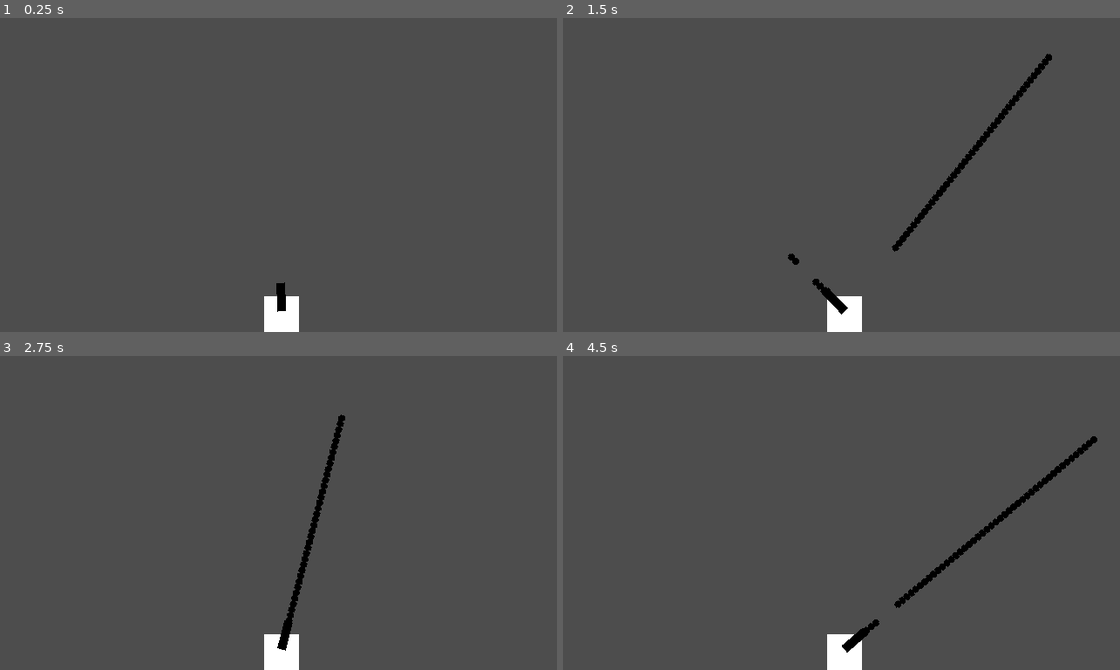
Above: before the commit, frames 1-4 (two rows, left to right).
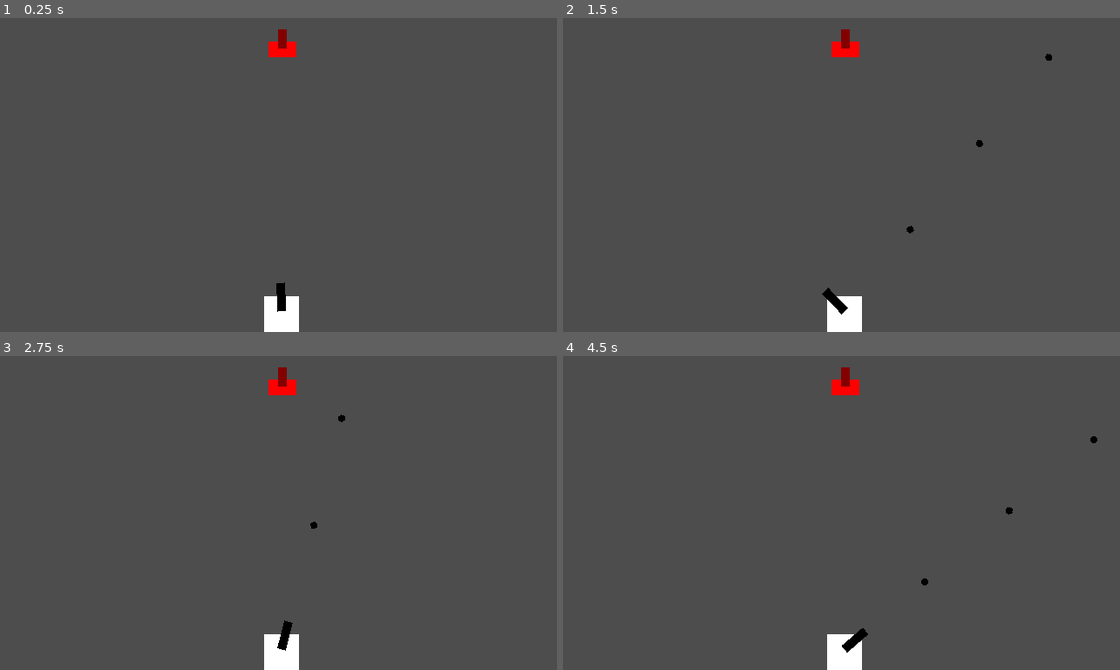
Above: after the commit, the same moments.

Repository: ishbireco/tank_game
Game: Godot game, scene res://main.tscn
Two runs of this game, one before a commit and one after it. Both use one fixed random seed, a clock stepped at 60 frames per second and the inputs below.
Inputs (mouse positions are in pixels of both pictures, inside the frame that each line leads up to):
- Up to frame 1 (0.25 s): no input
- Up to frame 2 (1.5 s): tap Enter at 0.5 s; move the mouse to (964, 159) at 0.52 s; press the mouse at (964, 159) at 0.53 s; move the mouse to (730, 190) at 1.27 s; release the mouse at (730, 190) at 1.28 s; click (730, 190) at 1.35 s
- Up to frame 3 (2.75 s): move the mouse to (334, 443) at 2.02 s; press the mouse at (334, 443) at 2.03 s
- Up to frame 4 (4.5 s): move the mouse to (813, 575) at 2.77 s; release the mouse at (813, 575) at 2.78 s; click (813, 575) at 2.85 s; move the mouse to (1008, 560) at 3.52 s; press the mouse at (1008, 560) at 3.53 s; move the mouse to (674, 465) at 4.27 s; release the mouse at (674, 465) at 4.28 s; click (674, 465) at 4.35 s

The runs differ from the first frame. In frame 1, 0.3% of the frame differs, in the area x 48-54%, y 3-13%; in frame 2, 1.2%, in the area x 40-88%, y 3-88%; in frame 3, 1.0%; in frame 4, 1.2%.

Commit message:
enemy added

Diff:
--- /dev/null
+++ b/enemy_tank.tscn
@@ -0,0 +1,23 @@
+[gd_scene format=3 uid="uid://cvvckqy5mmv31"]
+
+[ext_resource type="Texture2D" uid="uid://8tqh37a2i06t" path="res://enemy_tank_body.png" id="1_dpkcn"]
+[ext_resource type="Texture2D" uid="uid://8tep7tx2xelf" path="res://enemy_tank_muzzel.png" id="2_tmyej"]
+
+[sub_resource type="RectangleShape2D" id="RectangleShape2D_ulso3"]
+size = Vector2(32, 18)
+
+[node name="enemy_tank" type="CharacterBody2D" unique_id=403136333 groups=["enemy"]]
+collision_layer = 2
+collision_mask = 2
+
+[node name="body" type="Sprite2D" parent="." unique_id=1956999403]
+texture = ExtResource("1_dpkcn")
+
+[node name="muzzel" type="Sprite2D" parent="body" unique_id=589853563]
+position = Vector2(0, 5)
+texture = ExtResource("2_tmyej")
+offset = Vector2(0, -5)
+
+[node name="CollisionShape2D" type="CollisionShape2D" parent="." unique_id=1175916647]
+position = Vector2(0, 7)
+shape = SubResource("RectangleShape2D_ulso3")
--- a/main.tscn
+++ b/main.tscn
@@ -1,8 +1,12 @@
 [gd_scene format=3 uid="uid://cp4htwds0r65v"]
 
 [ext_resource type="PackedScene" uid="uid://ctxflko8n4oyj" path="res://tank.tscn" id="1_ig7tw"]
+[ext_resource type="PackedScene" uid="uid://cvvckqy5mmv31" path="res://enemy_tank.tscn" id="2_0xm2m"]
 
 [node name="main" type="Node2D" unique_id=1234188863]
 
 [node name="tank" parent="." unique_id=1742202580 instance=ExtResource("1_ig7tw")]
 position = Vector2(304, 319)
+
+[node name="enemy_tank" parent="." unique_id=403136333 instance=ExtResource("2_0xm2m")]
+position = Vector2(325, 29)
--- a/project.godot
+++ b/project.godot
@@ -21,6 +21,10 @@
 window/size/viewport_height=360
 window/stretch/mode="canvas_items"
 
+[global_group]
+
+enemy=""
+
 [input]
 
 shoot={
@@ -29,10 +33,17 @@
 ]
 }
 
+[layer_names]
+
+2d_physics/layer_1="tank"
+2d_physics/layer_2="enemy"
+2d_physics/layer_3="shot"
+
 [physics]
 
 3d/physics_engine="Jolt Physics"
 
 [rendering]
 
+textures/canvas_textures/default_texture_filter=0
 rendering_device/driver.windows="d3d12"
--- a/shot.gd
+++ b/shot.gd
@@ -5,3 +5,8 @@
 
 func _process(delta: float) -> void:
 	position -= transform.y * speed * delta
+
+func _on_body_entered(body: Node2D) -> void:
+	if body.is_in_group("enemy"):
+		body.queue_free()
+		shot.queue_free()
--- a/shot.tscn
+++ b/shot.tscn
@@ -7,6 +7,8 @@
 radius = 4.0
 
 [node name="Area2D" type="Area2D" unique_id=18997563]
+collision_layer = 2
+collision_mask = 2
 script = ExtResource("1_3ldfn")
 
 [node name="Sprite2D" type="Sprite2D" parent="." unique_id=2086225493]
@@ -15,3 +17,5 @@
 
 [node name="CollisionShape2D" type="CollisionShape2D" parent="." unique_id=1006246708]
 shape = SubResource("CircleShape2D_3ldfn")
+
+[connection signal="body_entered" from="." to="." method="_on_body_entered"]
--- a/tank.gd
+++ b/tank.gd
@@ -2,6 +2,7 @@
 
 @onready var muzzel = $body/muzzel
 @onready var shot = preload("res://shot.tscn")
+var can_shoot = true
 
 #movement mechanic
 
@@ -11,8 +12,16 @@
 
 	muzzel.rotation_degrees = clamp(muzzel.rotation_degrees,-50,50)
 
-	if Input.is_action_pressed("shoot"):
+	if Input.is_action_pressed("shoot") and can_shoot == true:
+		shoot_timer()
+
+func shoot_timer():
+	if can_shoot == true and Input.is_action_pressed("shoot"):
 		var shot_inst = shot.instantiate()
 		get_tree().root.add_child(shot_inst)
 		shot_inst.global_position = muzzel.global_position
 		shot_inst.rotation = muzzel.rotation
+		can_shoot = false
+
+	await get_tree().create_timer(0.3).timeout
+	can_shoot = true
Binary file added: enemy_tank_body.png
Not shown, added: enemy_tank_body.png.import
Binary file added: enemy_tank_muzzel.png
Not shown, added: enemy_tank_muzzel.png.import
